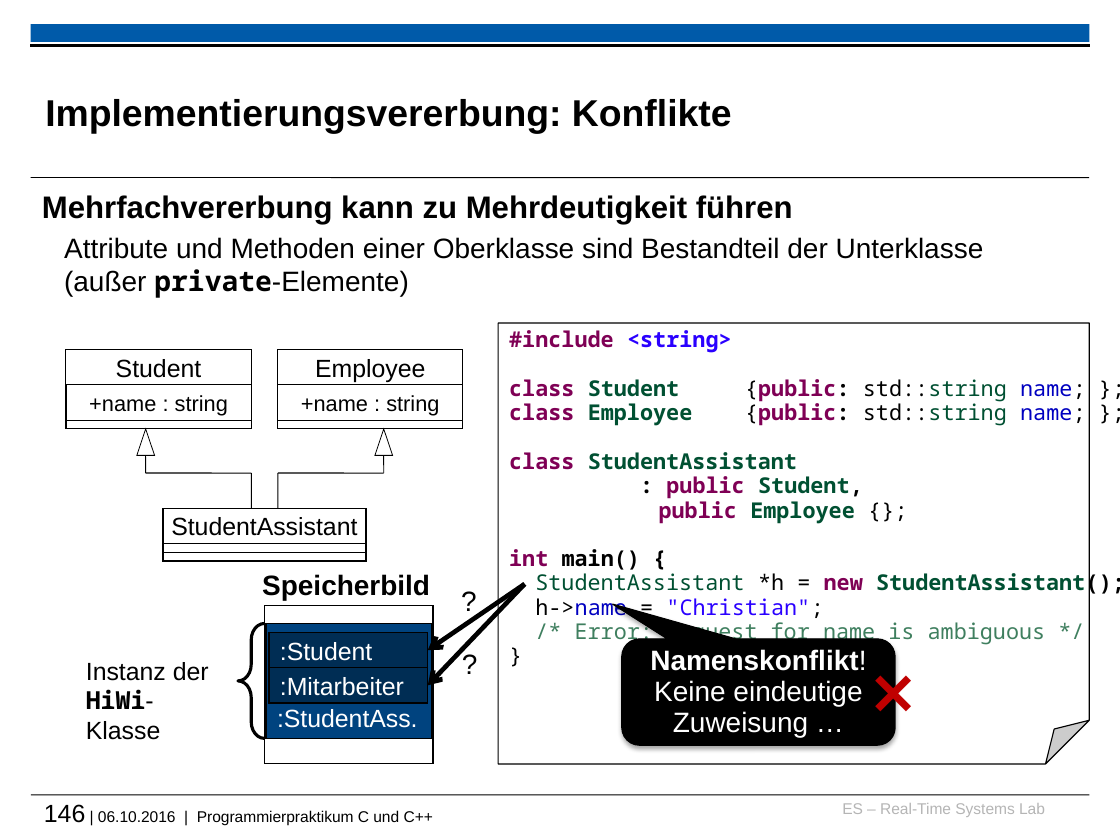
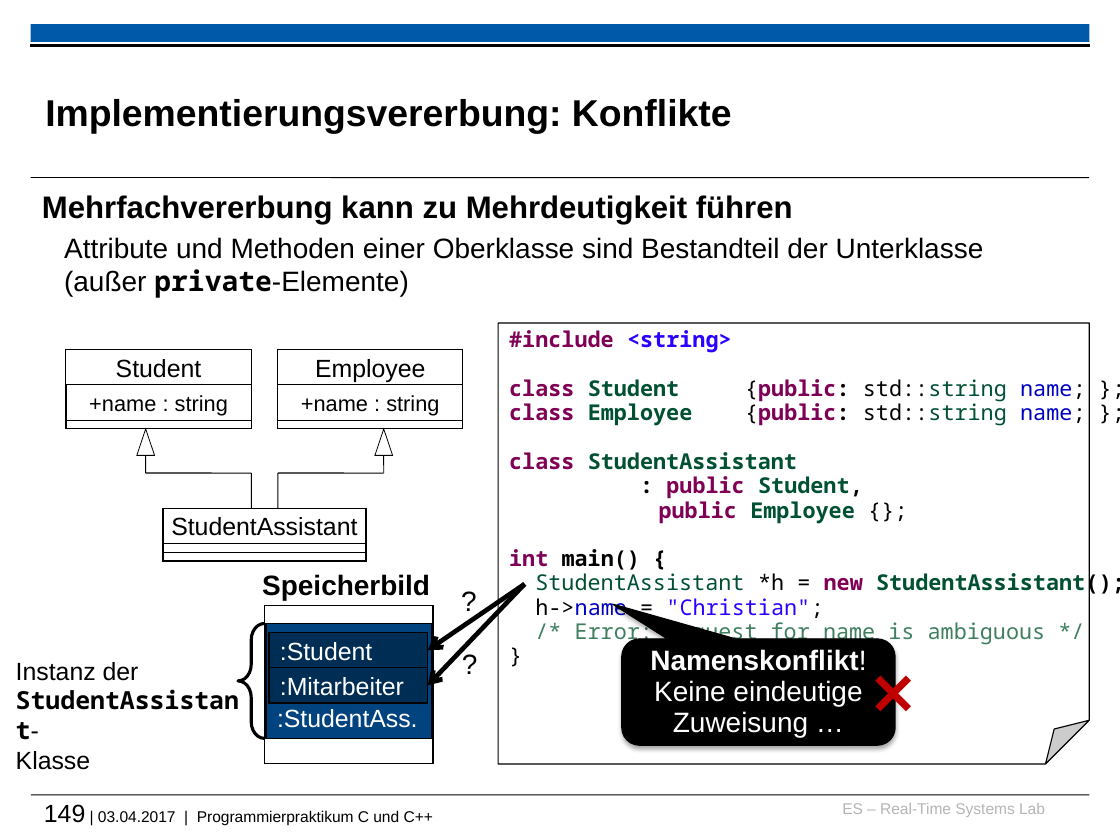
Before and after one commit to h82k/tud-cppp, a slide deck: slide 149 of cppp_lecture.pptx (slide 146 before the commit). Drawn at 1120x840 pixels with LibreOffice and Linux fonts; fonts in the diff are those of the drawing; background and template pictures are left out. Boxes give left, top, right and bottom in pixels: in the first picture for what was removed or moved away, otherwise in the second. Text is boxed around its words. In the diff, an @@ line names an element or a change of style, - is before the commit and + after.

```diff
--- a/cppp_lecture.pptx
+++ b/cppp_lecture.pptx
@@ text "Instanz der": place and size @@
-text "Instanz der" at [86, 662, 209, 740]
+text "Instanz der" at [16, 662, 139, 770]
@@ text at [16, 751, 90, 770]: text changed; font Arial to Noto Sans Mono; bold on @@
-HiWi-Klasse
+StudentAssistant-
+Klasse
@@ text at [44, 804, 433, 825]: text changed @@
-146 | 06.10.2016 | Programmierpraktikum C und C++
+149 | 03.04.2017 | Programmierpraktikum C und C++
```
Also in this commit, not shown: 6 other slides changed, 4 slides added, 1 slide removed.
